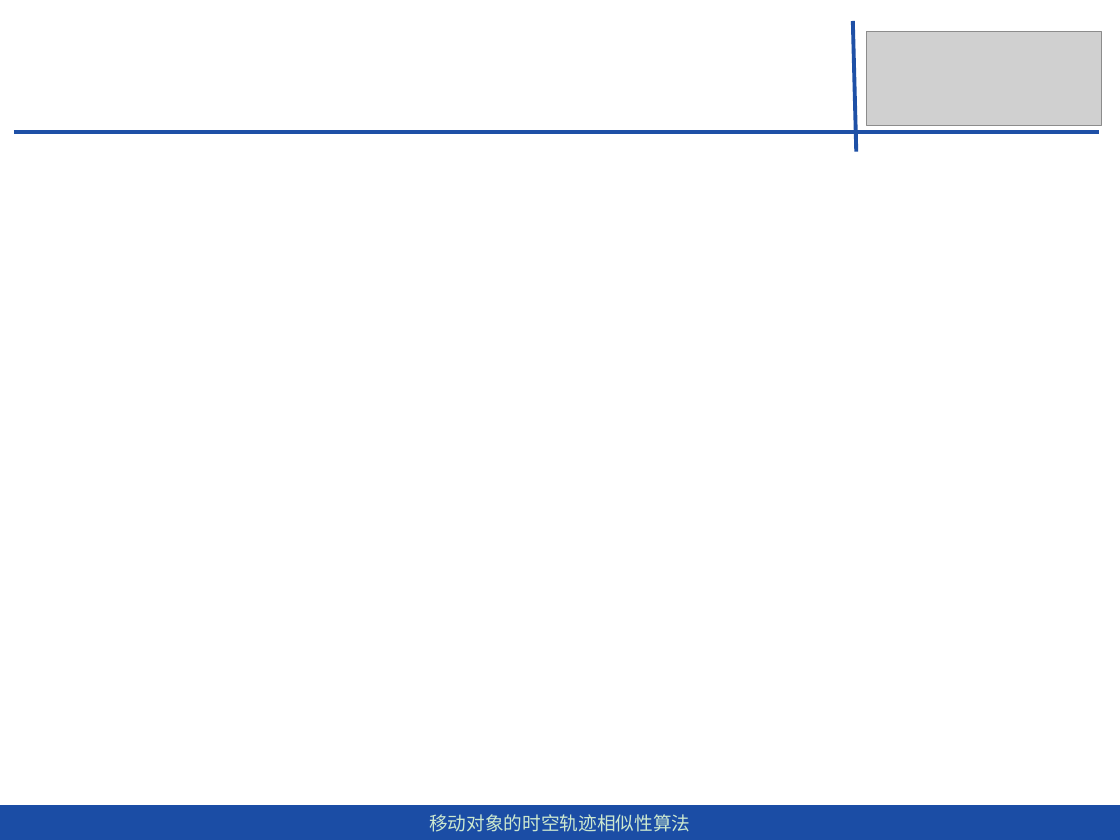
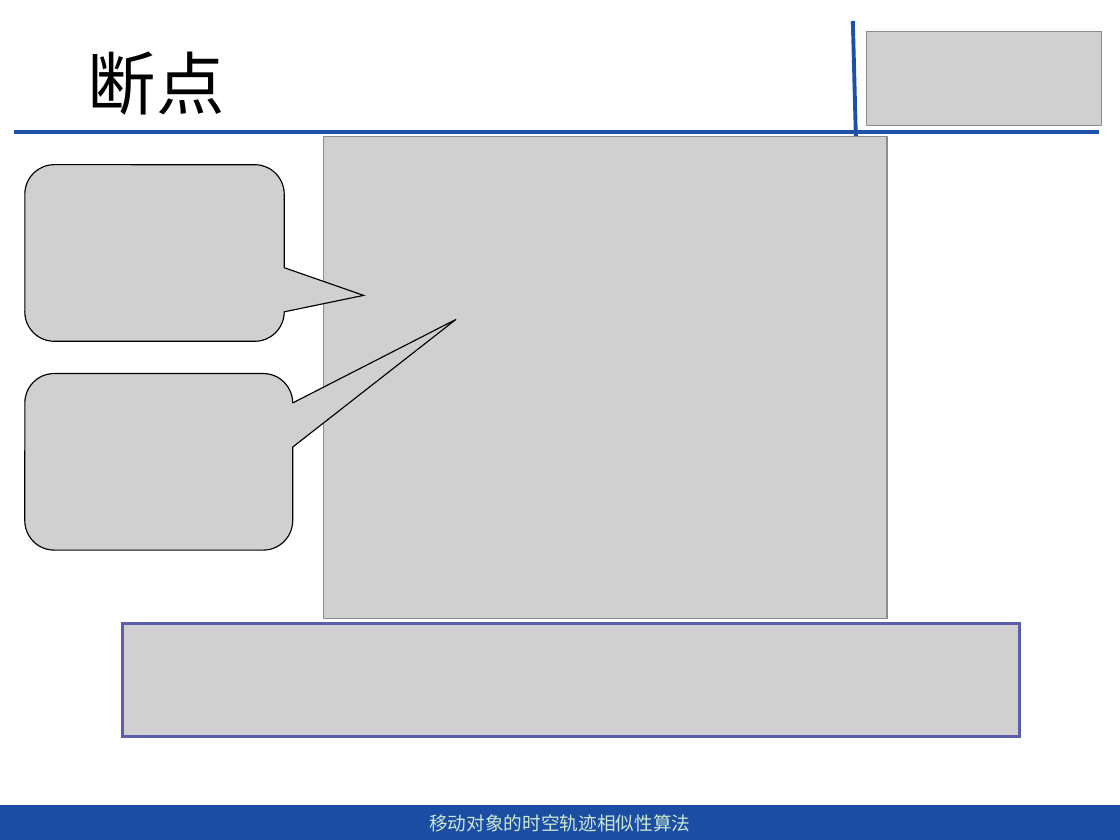
Before and after one commit to dingguangwei/biyelunwen, a slide deck: slide 21 of 答辩——毕设.pptx (slide 24 before the commit). Drawn at 1120x840 pixels with LibreOffice and Linux fonts; fonts in the diff are those of the drawing; grey boxes stand for pictures. Boxes give left, top, right and bottom in pixels: in the first picture for what was removed or moved away, otherwise in the second. Text is boxed around its words. In the diff, an @@ line names an element or a change of style, - is before the commit and + after.

Commit message:
ppt finish P28

```diff
--- a/答辩——毕设.pptx
+++ b/答辩——毕设.pptx
@@ text added at <box>88,51,225,115</box>, 44 pt, text #000000 @@
+断点
@@ picture added at <box>324,137,887,618</box> @@
@@ picture added at <box>25,165,284,342</box> @@
@@ picture added at <box>25,374,292,551</box> @@
@@ picture added at <box>123,624,1020,737</box> @@
```
Also in this commit, not shown: 4 other slides changed, 5 slides added, 1 other file.
